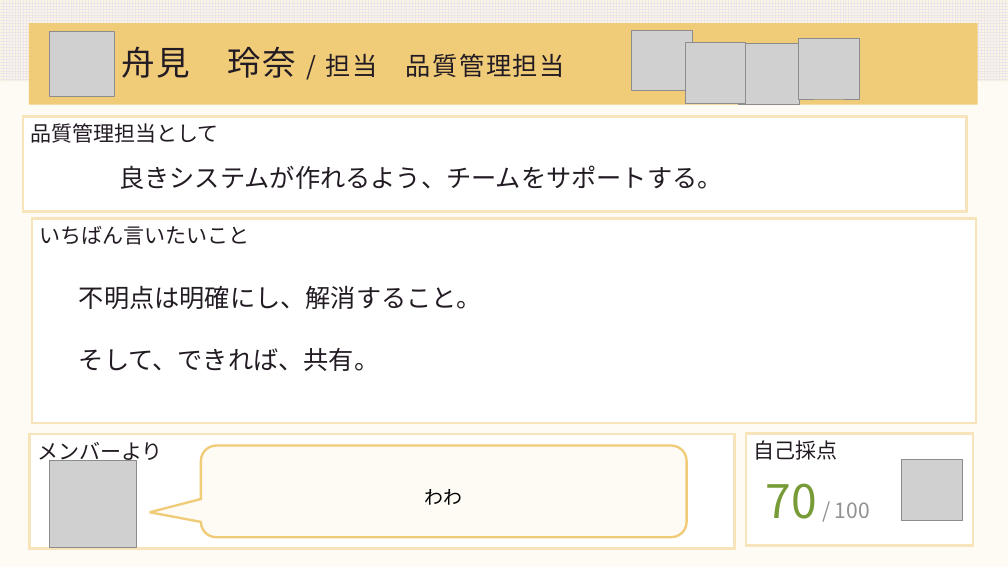
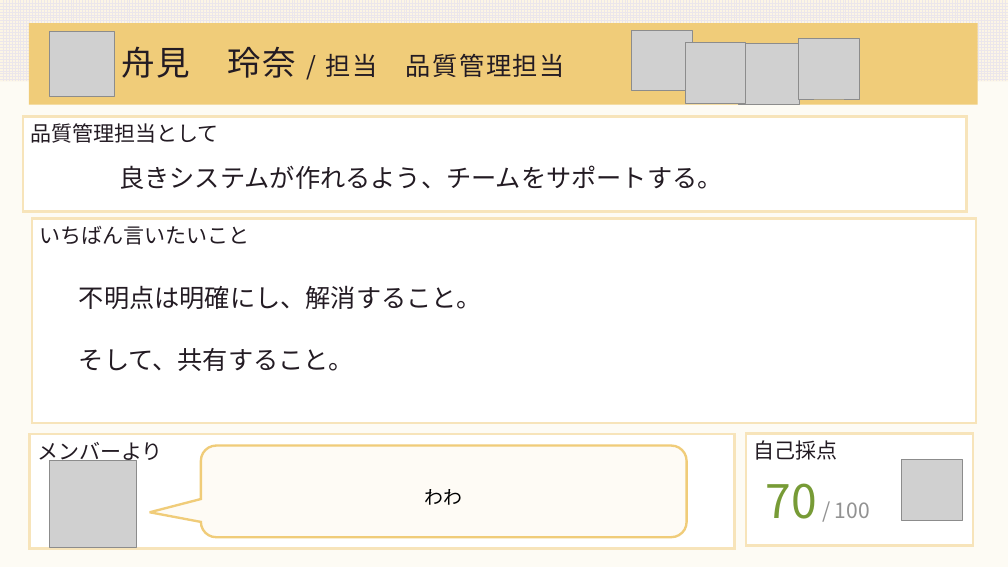
Before and after one commit to DOJO-2021/A-4, a slide deck: slide 1 of documents/worldMap発表資料_舟見玲奈.pptx. Drawn at 1008x567 pixels with LibreOffice and Linux fonts; fonts in the diff are those of the drawing; grey boxes stand for pictures. Boxes give left, top, right and bottom in pixels: in the first picture for what was removed or moved away, otherwise in the second. Text is boxed around its words. In the diff, an @@ line names an element or a change of style, - is before the commit and + after.

Commit message:
パワポ変更

```diff
--- a/documents/worldMap発表資料_舟見玲奈.pptx
+++ b/documents/worldMap発表資料_舟見玲奈.pptx
@@ text at <box>79,348,354,371</box>: text changed @@
-そして、できれば、共有。
+そして、共有すること。
```
